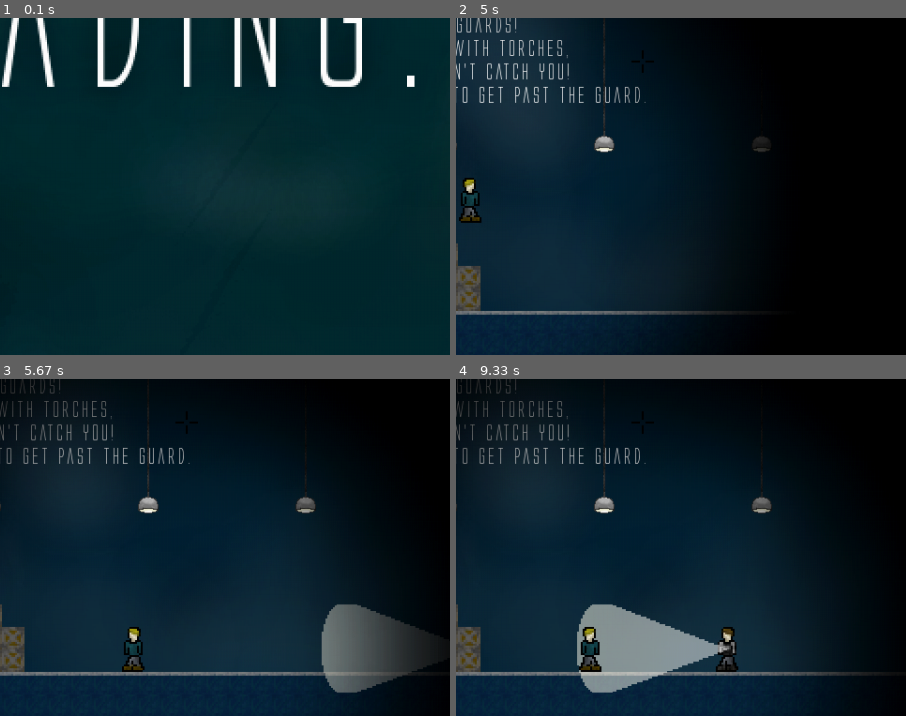
Above: before the commit, frames 1-4 (two rows, left to right).
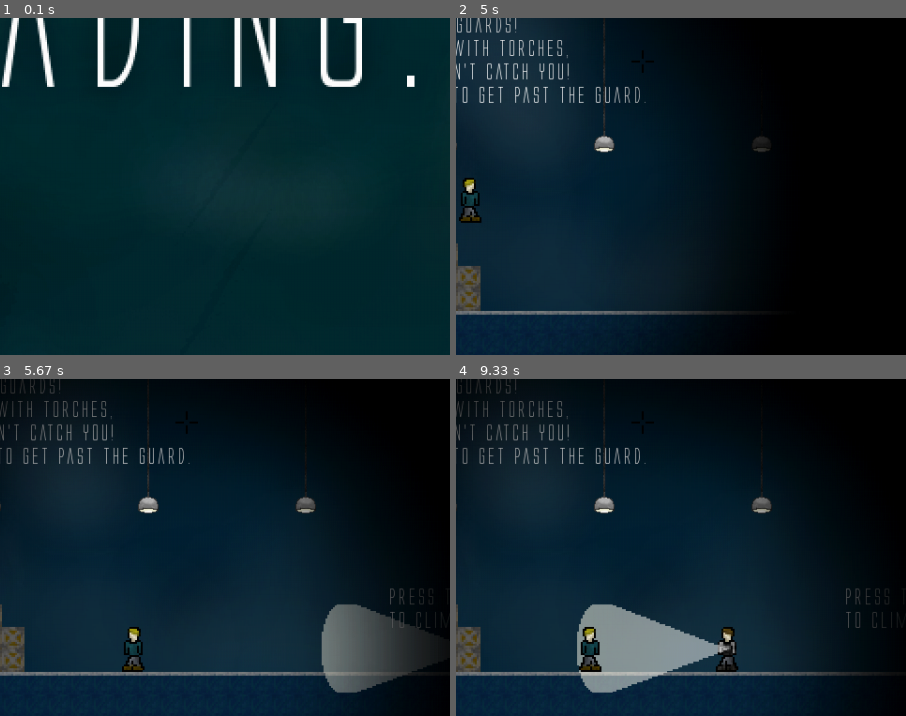
Above: after the commit, the same moments.

Repository: Sigton/stealth
Game: pygame game, started from source/main.py
Two runs of this game, one before a commit and one after it. Both use one fixed random seed, a clock stepped at 60 frames per second and the inputs below.
Inputs (mouse positions are % of the whole screen's width and height, from its top left):
- Up to frame 1 (0.1 s): no input
- Up to frame 2 (5 s): hold Right 0.33-0.8 s; hold Up 0.83-1.13 s; move the mouse to (46, 54) at 0.87 s; hold Right 1.17-1.63 s; move the mouse to (82, 47) at 1.2 s; hold Left 1.67-2.2 s; move the mouse to (50, 56) at 1.7 s; hold Left 2.23-2.63 s; hold Up 2.67-3.03 s; hold Right 3.07-3.7 s; hold Left 3.73-4.2 s; hold Right 4.23-4.7 s; hold Up from 4.73 s (still down)
- Up to frame 3 (5.67 s): release Up at 5.03 s; hold Right 5.07-5.53 s; hold Left from 5.57 s (still down)
- Up to frame 4 (9.33 s): release Left at 6.1 s; hold Left 6.13-6.53 s; hold Up 6.57-6.93 s; hold Right 6.97-7.6 s; hold Left 7.63-8.1 s; hold Right 8.13-8.6 s; hold Up 8.63-8.93 s; hold Right from 8.97 s (still down)
The pictures show only the part of the screen within x 30-80%, y 50-100%; the shares and areas given below are measured in that part.

Frames 1-2 are identical in both runs. In frame 3, 0.2% of the frame differs, in the area x 86-99%, y 62-74%; in frame 4, 0.2%.

Commit message:
More level text and fixed exploit

Diff:
--- a/source/level.py
+++ b/source/level.py
@@ -495,6 +495,10 @@
         self.level_text.add(text)
         text = leveltext.LevelText("Try to find a way to get past the guard.", 110, 1150)
         self.level_text.add(text)
+        text = leveltext.LevelText("Press the jump key", 700, 1300)
+        self.level_text.add(text)
+        text = leveltext.LevelText("to climb ladders!", 700, 1325)
+        self.level_text.add(text)
 
         # Set start position
         self.start_x = 0
